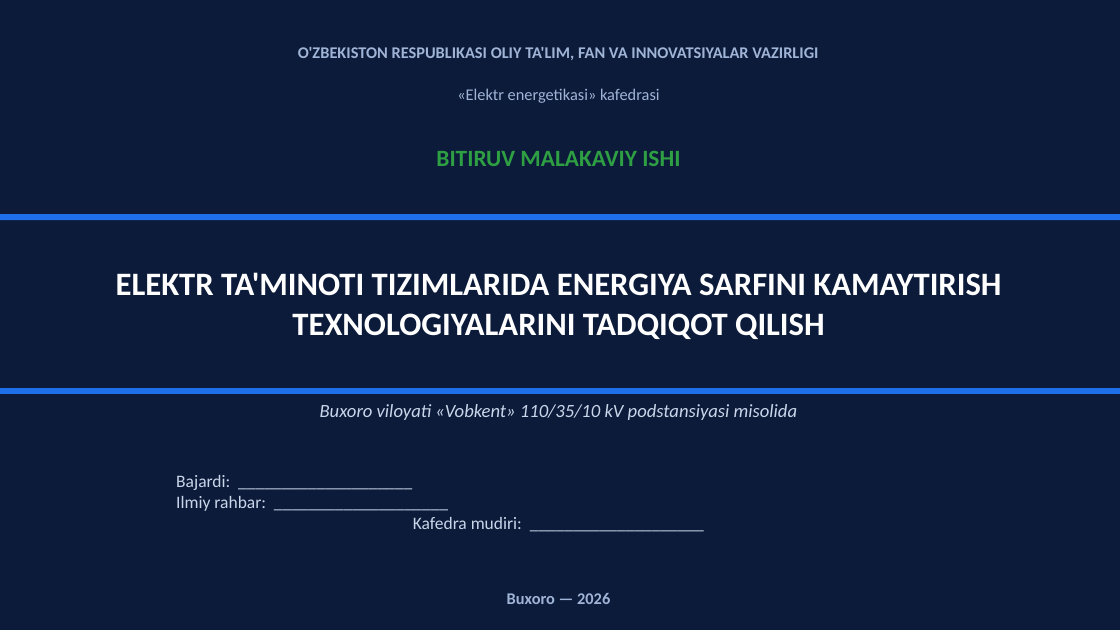
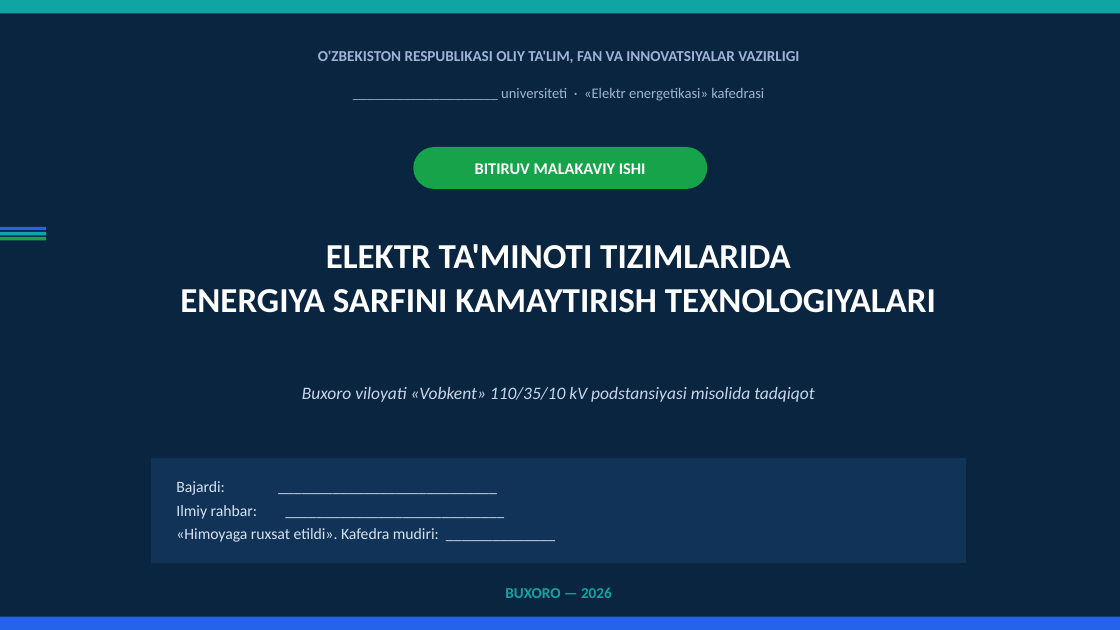
Before and after one commit to sherzod6114/-C-Users-Sherzod-Desktop-BMI_final_v5.docx-, a slide deck: slide 1 of Prezentatsiya_Vobkent_BMI.pptx. Drawn at 1120x630 pixels with LibreOffice and Linux fonts; fonts in the diff are those of the drawing. Boxes give left, top, right and bottom in pixels: in the first picture for what was removed or moved away, otherwise in the second. Text is boxed around its words. In the diff, an @@ line names an element or a change of style, - is before the commit and + after.

Commit message:
Professional himoyaga tayyor prezentatsiya: 23 slayd, dizayn tizimi, tahrirlanadigan jadvallar va qayta ishlangan diagrammalar

```diff
--- a/Prezentatsiya_Vobkent_BMI.pptx
+++ b/Prezentatsiya_Vobkent_BMI.pptx
@@ rectangle at (x1=0, y1=0, x2=1120, y2=630): fill #0D1B3A to #0A2540 @@
@@ rectangle resized from (x1=0, y1=214, x2=1120, y2=220) to (x1=0, y1=0, x2=1120, y2=13) @@
@@ rectangle at (x1=0, y1=0, x2=1120, y2=13): fill #1F6FEB to #0EA5A4 @@
@@ text "O'ZBEKISTON RESPUBLIKASI OLIY TA'LIM, FAN ..." moved from (x1=298, y1=47, x2=818, y2=60) to (x1=318, y1=50, x2=799, y2=63) @@
@@ text "O'ZBEKISTON RESPUBLIKASI OLIY TA'LIM, FAN ..." at (x1=318, y1=50, x2=799, y2=63): size 14 to 13 pt @@
@@ text at (x1=501, y1=88, x2=764, y2=101): text changed; size 14 to 12.5 pt @@
-«Elektr energetikasi» kafedrasi
+____________________ universiteti · «Elektr energetikasi» kafedrasi
@@ text "BITIRUV MALAKAVIY ISHI" moved from (x1=436, y1=151, x2=680, y2=166) to (x1=475, y1=163, x2=646, y2=174) @@
@@ text "BITIRUV MALAKAVIY ISHI" at (x1=475, y1=163, x2=646, y2=174): size 20 to 14 pt, text colour #2EA043 to #FFFFFF; vertical alignment top to middle @@
@@ rounded rectangle added at (x1=413, y1=147, x2=707, y2=189), fill #16A34A @@
@@ rectangle added at (x1=0, y1=227, x2=46, y2=230), fill #2563EB @@
@@ rectangle added at (x1=0, y1=232, x2=46, y2=235), fill #0EA5A4 @@
@@ rectangle added at (x1=0, y1=237, x2=46, y2=240), fill #16A34A @@
@@ text "ELEKTR TA'MINOTI TIZIMLARIDA" at (x1=180, y1=244, x2=936, y2=313): vertical alignment middle to top @@
@@ text at (x1=180, y1=244, x2=936, y2=313): text changed; size 28 to 30 pt @@
-ELEKTR TA'MINOTI TIZIMLARIDA ENERGIYA SARFINI KAMAYTIRISH TEXNOLOGIYALARINI TADQIQOT QILISH
+ELEKTR TA'MINOTI TIZIMLARIDA
+ENERGIYA SARFINI KAMAYTIRISH TEXNOLOGIYALARI
@@ text at (x1=302, y1=387, x2=814, y2=402): text changed; size 16 to 15 pt @@
-Buxoro viloyati «Vobkent» 110/35/10 kV podstansiyasi misolida
+Buxoro viloyati «Vobkent» 110/35/10 kV podstansiyasi misolida tadqiqot
@@ rectangle added at (x1=151, y1=458, x2=966, y2=563), fill #103357 @@
@@ text at (x1=176, y1=481, x2=439, y2=542): text changed; size 15 to 13.5 pt; text colour #C9D6EA to #D7E1F0 @@
-Bajardi: ____________________
-Ilmiy rahbar: ____________________
-Kafedra mudiri: ____________________
+Bajardi: ____________________________
+Ilmiy rahbar: ____________________________
+«Himoyaga ruxsat etildi». Kafedra mudiri: ______________
@@ text at (x1=505, y1=587, x2=612, y2=598): text changed; size 14 to 13 pt; text colour #9FB4D6 to #0EA5A4 @@
-Buxoro — 2026
+BUXORO — 2026
@@ rectangle resized from (x1=0, y1=388, x2=1120, y2=394) to (x1=0, y1=617, x2=1120, y2=630) @@
@@ rectangle at (x1=0, y1=617, x2=1120, y2=630): fill #1F6FEB to #2563EB @@
```
Also in this commit, not shown: 10 other slides changed, 12 slides added, 6 slides removed, 16 other files.
